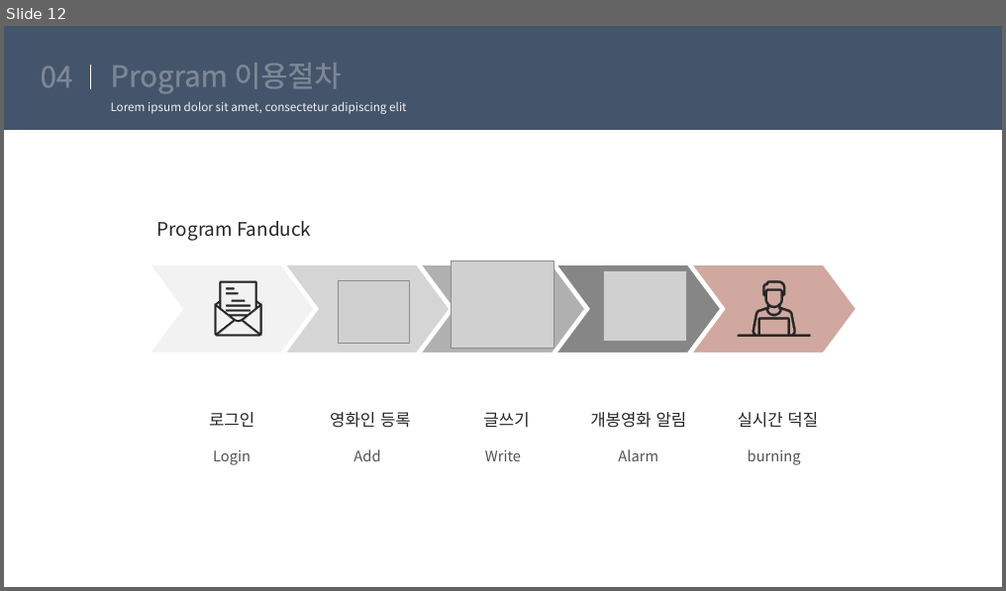
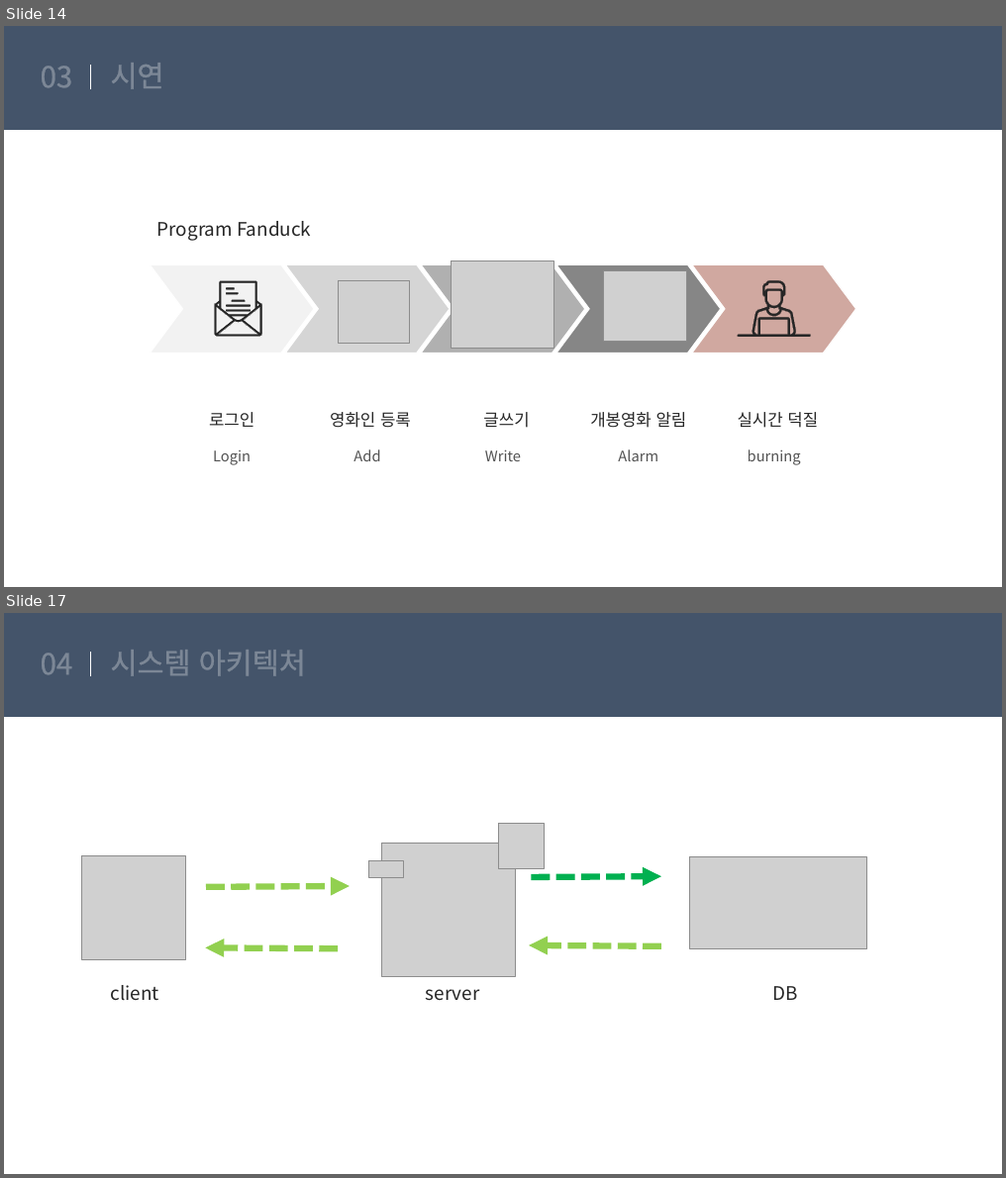
Before and after one commit to suna05/fanduck, a slide deck: uoonleen/8월 29일_ppt/Fanduck.pptx. Shown one above the other, each under a label of ours: slide 12 before the commit, slides 14 and 17 after it; the slides between them are not shown. The pictures are 1006x591 and 1006x1178 pixels, drawn with LibreOffice and Linux fonts; fonts in the diff are those of the drawing; grey boxes stand for pictures. Boxes give left, top, right and bottom in pixels: in the first picture for what was removed or moved away, otherwise in the second. Text is boxed around its words. In the diff, an @@ line names an element or a change of style, - is before the commit and + after.

```diff
--- a/uoonleen/8월 29일_ppt/Fanduck.pptx
+++ b/uoonleen/8월 29일_ppt/Fanduck.pptx
@@ slide 17 added at (x1=4, y1=613, x2=1002, y2=1174), background #FFFFFF; not listed: 2 template elements that a slide beside it also shows @@
@@ text added at (x1=41, y1=653, x2=73, y2=674), 28 pt, text #FFFFFF @@
+04
@@ title added at (x1=111, y1=650, x2=306, y2=676), 28 pt, text #FFFFFF @@
+시스템 아키텍처
@@ picture added at (x1=382, y1=843, x2=516, y2=977) @@
@@ picture added at (x1=499, y1=823, x2=544, y2=868) @@
@@ picture added at (x1=82, y1=857, x2=186, y2=960) @@
@@ picture added at (x1=369, y1=861, x2=404, y2=877) @@
@@ arrow added from (531, 877) to (661, 876), #00B050 6 pt dashed @@
@@ picture added at (x1=690, y1=858, x2=866, y2=949) @@
@@ arrow added from (206, 887) to (350, 886), #92D050 6 pt dashed @@
@@ arrow added from (338, 950) to (205, 949), #92D050 6 pt dashed @@
@@ arrow added from (661, 947) to (529, 946), #92D050 6 pt dashed @@
@@ text added at (x1=110, y1=985, x2=158, y2=1001), 18 pt, text #262626 @@
+client
@@ text added at (x1=426, y1=989, x2=480, y2=1001), 18 pt, text #262626 @@
+server
@@ text added at (x1=772, y1=986, x2=797, y2=1000), 18 pt, text #262626 @@
+DB
@@ what was slide 12 is now slide 14 @@
@@ slide 14 changed as well @@
@@ text at (x1=41, y1=66, x2=73, y2=87): text changed @@
-04
+03
@@ title at (x1=111, y1=63, x2=164, y2=89): text changed @@
-Program 이용절차
+시연
@@ text removed at (x1=111, y1=101, x2=406, y2=114) @@
-Lorem ipsum dolor sit amet, consectetur adipiscing elit
```
Also in this commit, not shown: 10 other slides changed, 10 other slides added, 1 slide removed.
